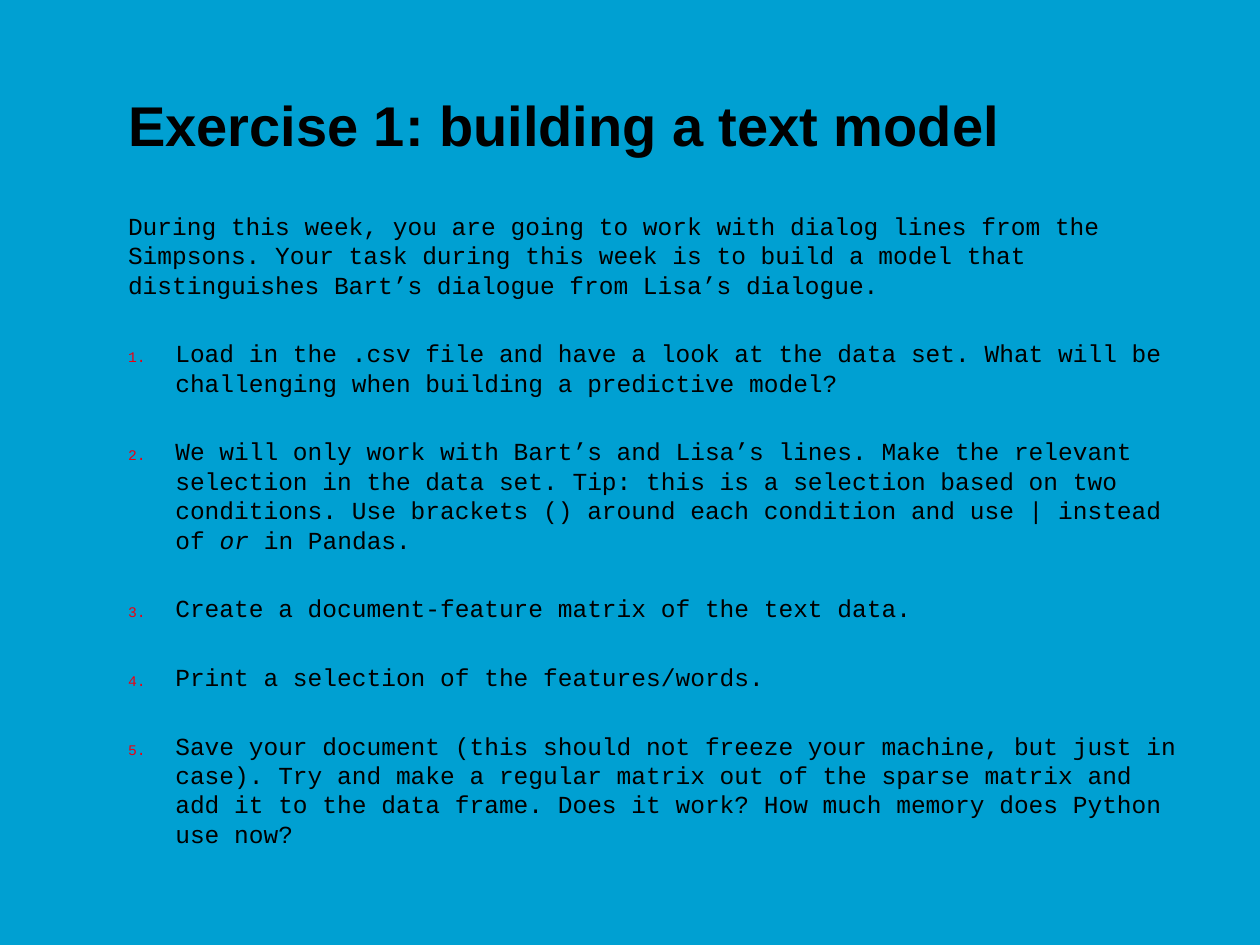
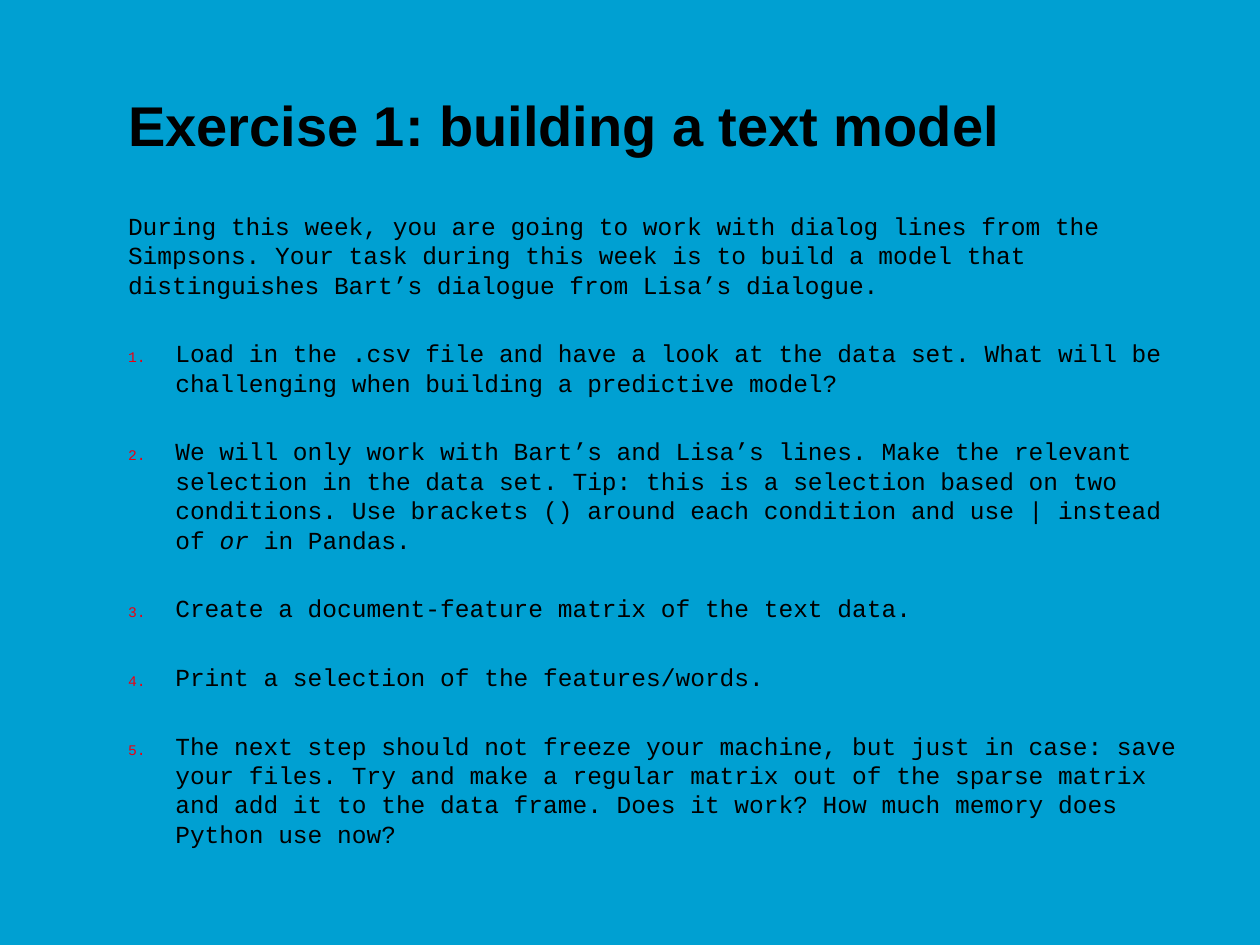
Before and after one commit to jonasmoons/data-driven-learning, a slide deck: slide 11 of slides/Week 6 - text mining.pptx. Drawn at 1260x945 pixels with LibreOffice and Linux fonts; fonts in the diff are those of the drawing; background and template pictures are left out. Boxes give left, top, right and bottom in pixels: in the first picture for what was removed or moved away, otherwise in the second. Text is boxed around its words. In the diff, an @@ line names an element or a change of style, - is before the commit and + after.

```diff
--- a/slides/Week 6 - text mining.pptx
+++ b/slides/Week 6 - text mining.pptx
@@ text at box(175, 737, 1176, 848): text changed @@
-5. Save your document (this should not freeze your machine, but just in case). Try and make a regular matrix out of the sparse matrix and add it to the data frame. Does it work? How much memory does Python use now?
+5. The next step should not freeze your machine, but just in case: save your files. Try and make a regular matrix out of the sparse matrix and add it to the data frame. Does it work? How much memory does Python use now?
```
Also in this commit, not shown: 1 other slide changed, 3 other files.
